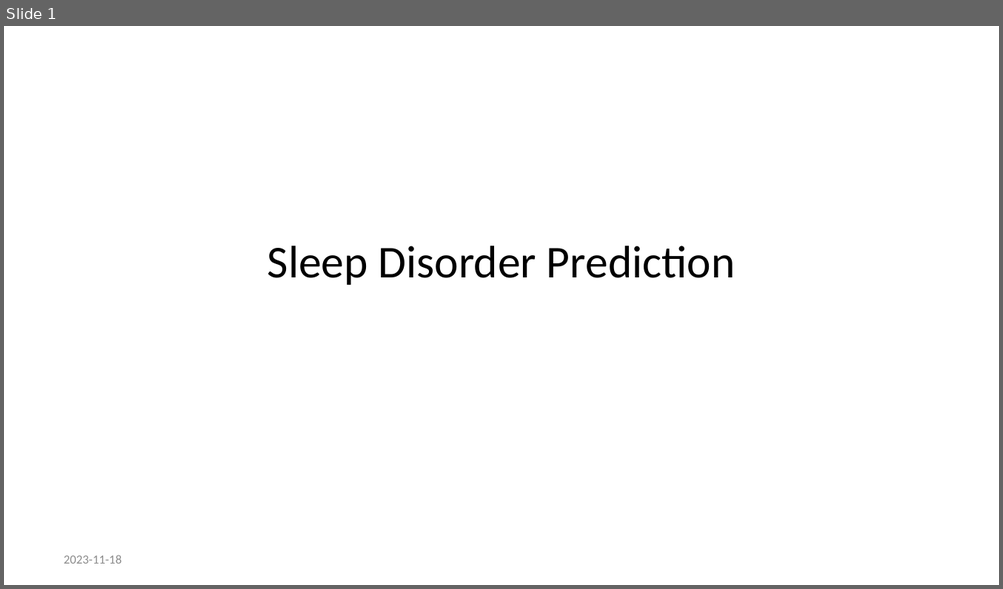
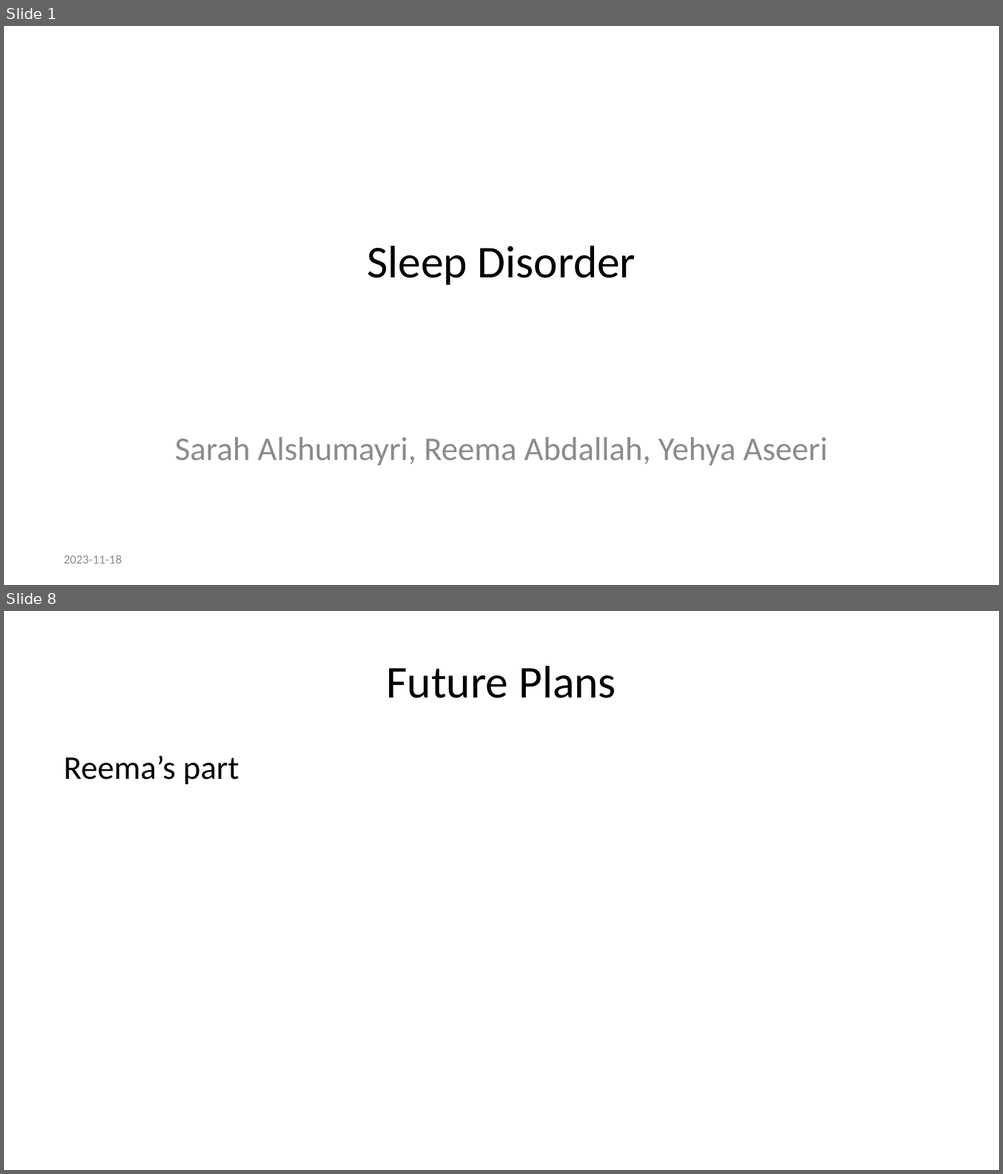
Before and after one commit to Sarah-Alshumayri/Data_Sciences_PPT, a slide deck: Progress_Presentation.pptx. Shown one above the other, each under a label of ours: slide 1 before the commit, slides 1 and 8 after it; the slides between them are not shown. The pictures are 1003x589 and 1003x1174 pixels, drawn with LibreOffice and Linux fonts; fonts in the diff are those of the drawing. Boxes give left, top, right and bottom in pixels: in the first picture for what was removed or moved away, otherwise in the second. Text is boxed around its words. In the diff, an @@ line names an element or a change of style, - is before the commit and + after.

Commit message:
This is Sarah, I finished point 1 in my part

```diff
--- a/Progress_Presentation.pptx
+++ b/Progress_Presentation.pptx
@@ slide 8 added at [4, 611, 999, 1170], background #FFFFFF @@
@@ title added at [387, 666, 616, 698], 33 pt, text #000000 @@
+Future Plans
@@ text added at [64, 755, 239, 785], 24 pt, text #000000 @@
+Reema’s part
@@ slide 1 changed as well @@
@@ title at [367, 246, 635, 285]: text changed @@
-Sleep Disorder Prediction
+Sleep Disorder
@@ subtitle added at [175, 437, 828, 466], 24 pt, text #8C8C8C @@
+Sarah Alshumayri, Reema Abdallah, Yehya Aseeri
```
Also in this commit, not shown: 6 other slides added, 4 slides removed, 2 other files.
